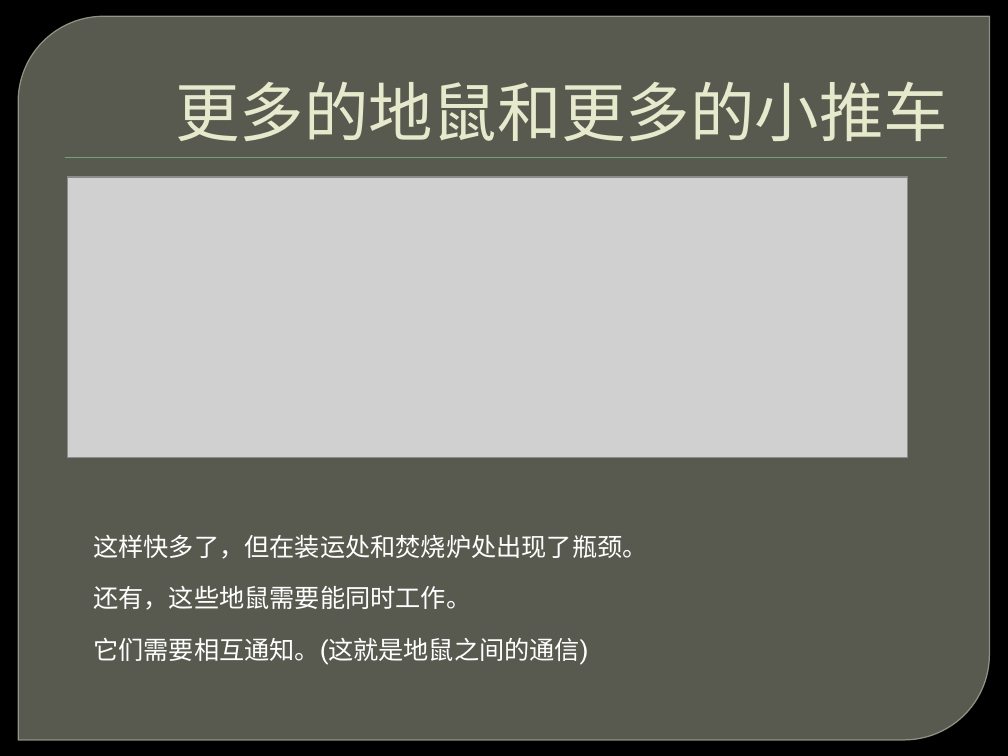
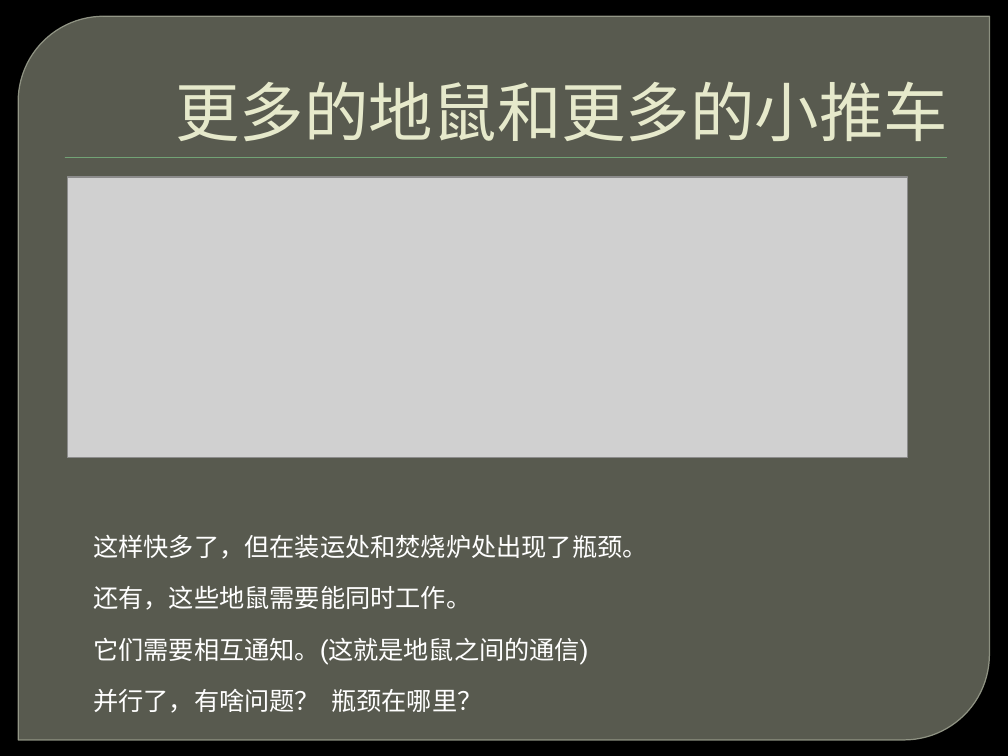
Before and after one commit to ghj1976/lecture, a slide deck: slide 18 of 并发不等于并行/并发不等于并行.pptx. Drawn at 1008x756 pixels with LibreOffice and Linux fonts; fonts in the diff are those of the drawing; grey boxes stand for pictures; background and template pictures are left out. Boxes give left, top, right and bottom in pixels: in the first picture for what was removed or moved away, otherwise in the second. Text is boxed around its words. In the diff, an @@ line names an element or a change of style, - is before the commit and + after.

```diff
--- a/并发不等于并行/并发不等于并行.pptx
+++ b/并发不等于并行/并发不等于并行.pptx
@@ text at [93, 535, 647, 713]: text changed @@
-这样快多了，但在装运处和焚烧炉处出现了瓶颈。
-还有，这些地鼠需要能同时工作。
-它们需要相互通知。(这就是地鼠之间的通信)
+这样快多了，但在装运处和焚烧炉处出现了瓶颈。
+还有，这些地鼠需要能同时工作。
+它们需要相互通知。(这就是地鼠之间的通信)
+并行了，有啥问题？ 瓶颈在哪里？
```
Also in this commit, not shown: 17 other slides changed.
